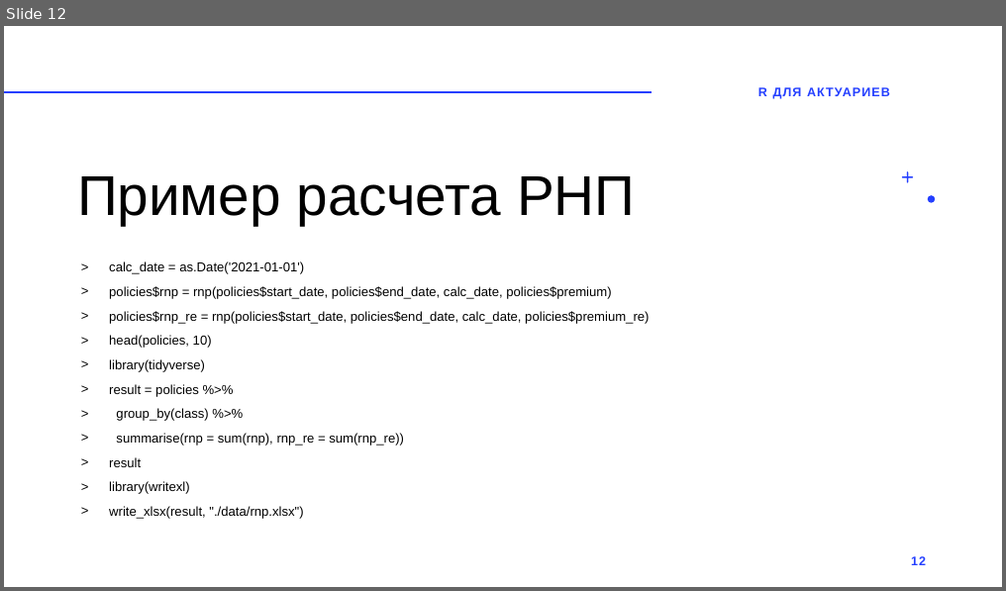
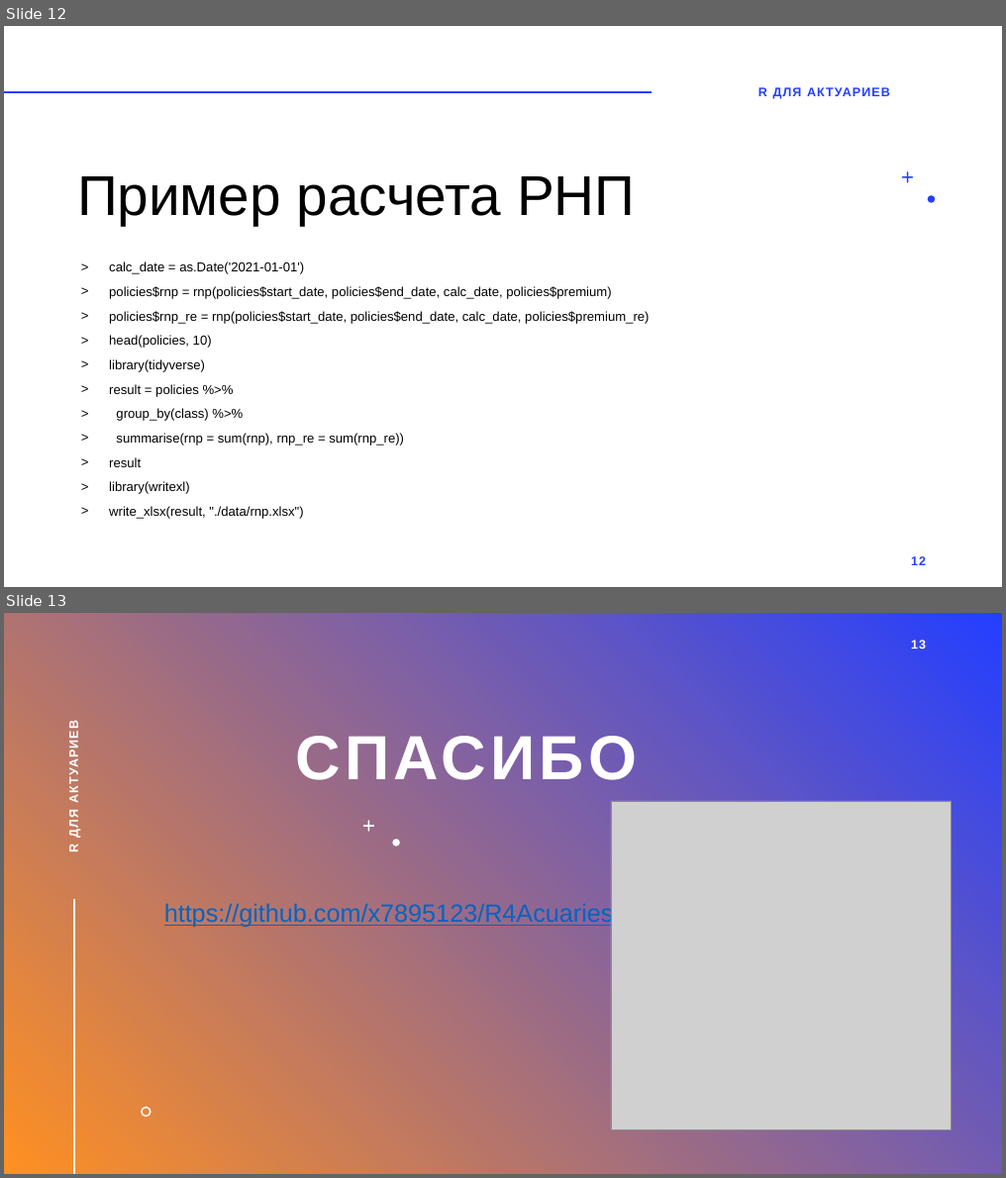
Before and after one commit to x7895123/R4Acuaries, a slide deck: prez/R for Acuaries.pptx. Shown one above the other, each under a label of ours: slide 12 before the commit, slides 12 and 13 after it. The pictures are 1006x591 and 1006x1178 pixels, drawn with LibreOffice and Linux fonts; fonts in the diff are those of the drawing; grey boxes stand for pictures. Boxes give left, top, right and bottom in pixels: in the first picture for what was removed or moved away, otherwise in the second. Text is boxed around its words. In the diff, an @@ line names an element or a change of style, - is before the commit and + after.

Commit message:
init

```diff
--- a/prez/R for Acuaries.pptx
+++ b/prez/R for Acuaries.pptx
@@ slide 13 added at bbox=[4, 613, 1002, 1174], background gradient #243FFF to #FF9022 @@
@@ page number added at bbox=[911, 640, 926, 649], 12 pt, text #FFFFFF, bold @@
+13
@@ title added at bbox=[296, 736, 638, 780], 60 pt, text #FFFFFF, bold @@
+СПАСИБО
@@ text added at bbox=[67, 811, 81, 852], 12 pt, text #FFFFFF, bold @@
+R ДЛЯ АКТУАРИЕВ
@@ freeform shape added at bbox=[363, 820, 374, 832], fill #FFFFFF @@
@@ picture added at bbox=[611, 801, 951, 1131] @@
@@ freeform shape added at bbox=[392, 839, 400, 847], fill #FFFFFF @@
@@ line added from (74, 900) to (74, 1173), #FFFFFF 2 pt @@
@@ text added at bbox=[164, 902, 614, 928], 24 pt, text #0563C1, underline @@
+https://github.com/x7895123/R4Acuaries
@@ freeform shape added at bbox=[141, 1107, 152, 1118], fill #FFFFFF @@
```
